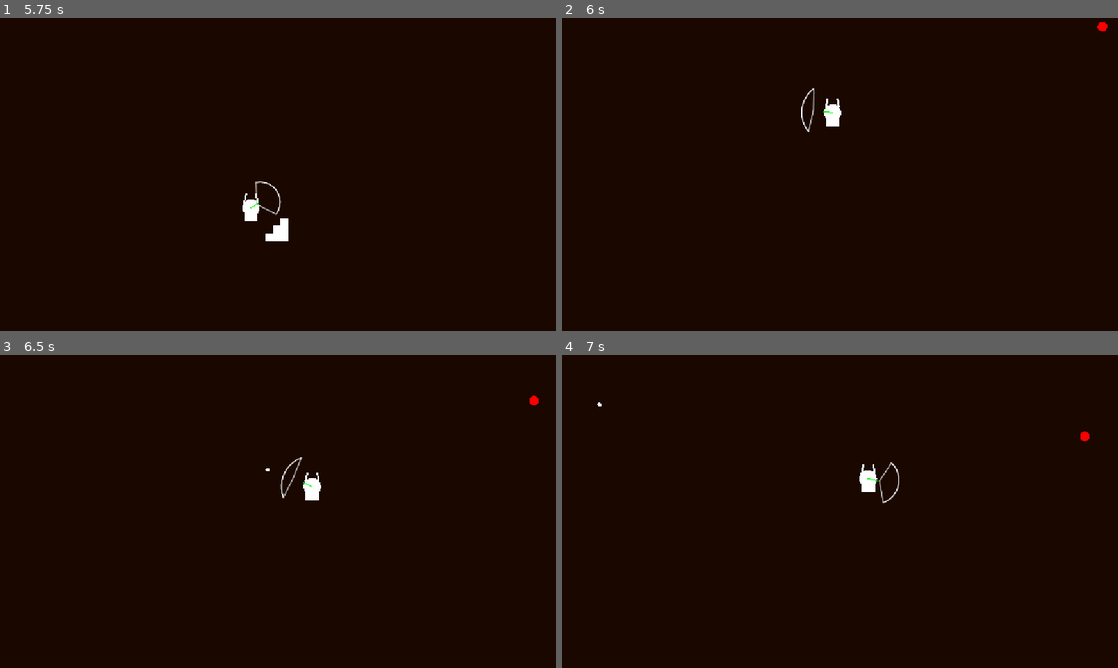
Above: before the commit, frames 1-4 (two rows, left to right).
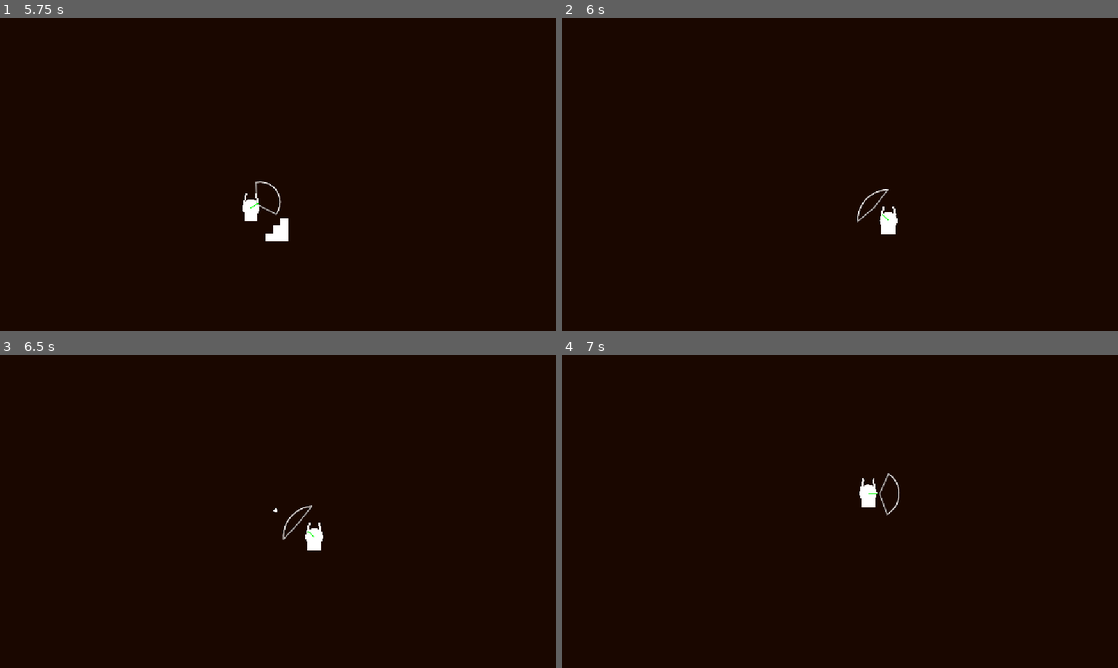
Above: after the commit, the same moments.

Repository: conradte3/secretIONS
Game: Godot game, scene res://main.tscn
Two runs of this game, one before a commit and one after it. Both use one fixed random seed, a clock stepped at 60 frames per second and the inputs below.
Inputs (mouse positions are in pixels of both pictures, inside the frame that each line leads up to):
- Up to frame 1 (5.75 s): tap Enter at 0.5 s; move the mouse to (400, 158) at 0.52 s; hold D (right) 0.53-1.28 s; hold Space (act) 0.53-1.28 s; move the mouse to (166, 190) at 1.27 s; hold S (down) 1.28-2.03 s; tap Space (act) at 1.35, 2.85, 4.35 s; move the mouse to (333, 105) at 2.02 s; hold D (right) 2.03-2.78 s; hold Space (act) 2.03-2.78 s; move the mouse to (250, 237) at 2.77 s; hold W (up) 2.78-3.53 s; move the mouse to (444, 221) at 3.52 s; hold Space (act) 3.53-4.28 s; hold A (left) 3.53-5.03 s; move the mouse to (111, 127) at 4.27 s; move the mouse to (305, 174) at 5.02 s; hold S (down) from 5.03 s (still down); hold Space (act) from 5.03 s (still down)
- Up to frame 2 (6 s): move the mouse to (756, 96) at 5.77 s; release S (down) at 5.78 s; release Space (act) at 5.78 s; hold D (right) from 5.78 s (still down); tap Space (act) at 5.85 s
- Up to frame 3 (6.5 s): keep holding D (right)
- Up to frame 4 (7 s): move the mouse to (962, 495) at 6.52 s; release D (right) at 6.53 s; hold W (up) from 6.53 s (still down); hold Space (act) from 6.53 s (still down)

Frame 1 is identical in both runs. In frame 2, 0.6% of the frame differs, in the area x 43-99%, y 1-70%; in frame 3, 0.6%, in the area x 47-97%, y 12-63%; in frame 4, 0.5%.

Commit message:
Enemy movement in bursts

Diff:
--- a/enemies/basic_enemy.tscn
+++ b/enemies/basic_enemy.tscn
@@ -46,4 +46,6 @@
 shape = SubResource("CircleShape2D_hj71s")
 debug_color = Color(0.998764, 0, 0.133256, 0.42)
 
+[node name="Timer" type="Timer" parent="."]
+
 [connection signal="body_entered" from="TargetDetector" to="." method="_on_target_detector_body_entered"]
--- a/enemies/enemy.gd
+++ b/enemies/enemy.gd
@@ -1,24 +1,25 @@
 class_name Enemy extends CharacterBody2D
 
-@export var speed := 100.0
+@export var speed := 200.0
+@export var friction := 200.0
 
 var target: Node2D
 var center: Node2D
 
-var stunned := false
 
 func _ready() -> void:
 	$Hurtbox.was_hit.connect(func(hit: HitInfo) -> void:
-		velocity = hit.direction * 200.0
-		stunned = true
-		await get_tree().create_timer(0.5).timeout
-		stunned = false
+		velocity += hit.direction * 200.0
 	)
 
-func _physics_process(_delta: float) -> void:
-	if not stunned:
-		var dir = choose_direction()
-		velocity = dir * speed
+func take_action() -> void:
+	var dir = choose_direction()
+	velocity = dir * speed
+
+func _physics_process(delta: float) -> void:
+	velocity = velocity.move_toward(Vector2.ZERO, delta * friction)
+	if velocity.is_zero_approx():
+		take_action()
 	move_and_slide()
 
 func choose_direction() -> Vector2:
--- a/zones/towerA/tower_a1.tscn
+++ b/zones/towerA/tower_a1.tscn
@@ -36,10 +36,10 @@
 shape = SubResource("RectangleShape2D_qcoxt")
 
 [node name="Player" parent="." instance=ExtResource("2_xp144")]
-position = Vector2(-16, 157)
+position = Vector2(-221, -375)
 
 [node name="BasicEnemy" parent="." instance=ExtResource("4_xomin")]
-position = Vector2(527, -348)
+position = Vector2(-228, -646)
 
 [node name="Stairs" parent="." instance=ExtResource("5_s7dw0")]
 position = Vector2(10, -647)
